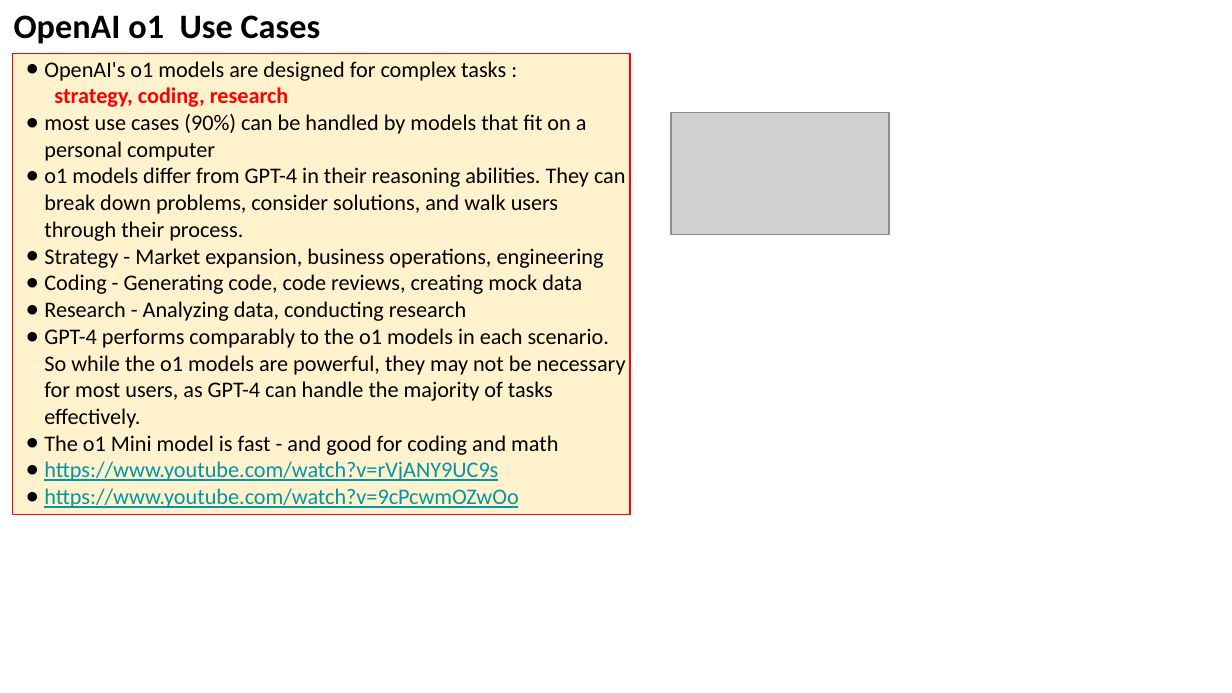
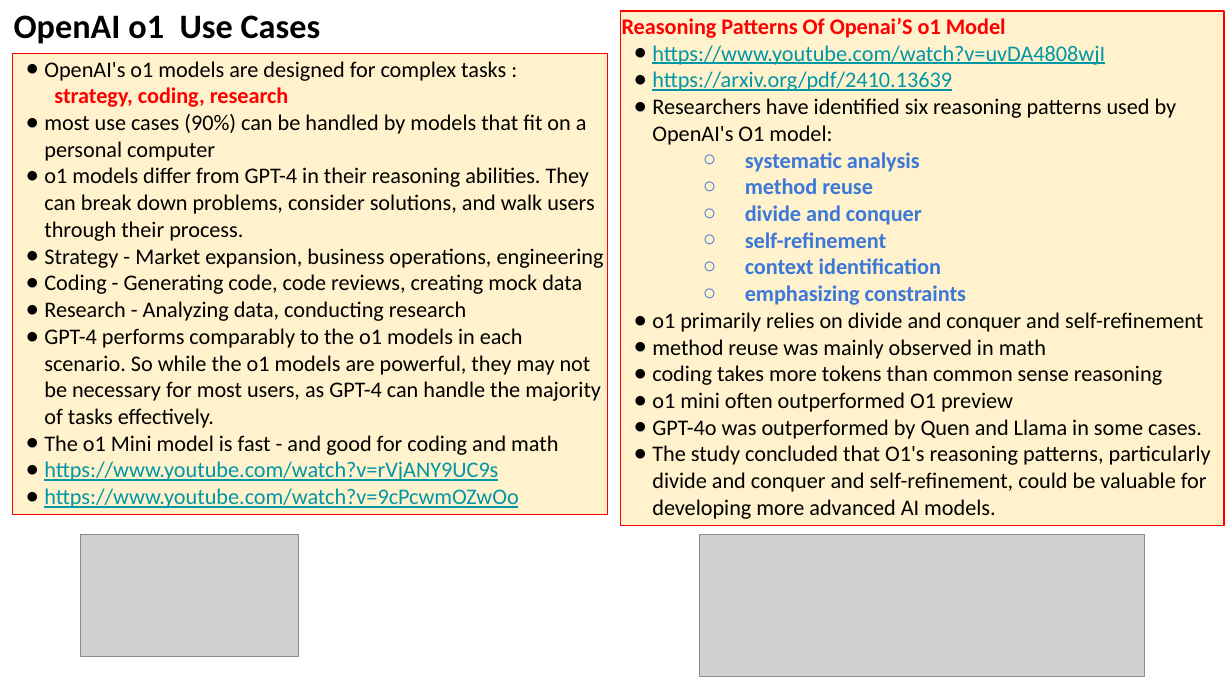
Before and after one commit to lselector/seminar, a slide deck: slide 6 of 2024/2024-10-25-AI-Updates.pptx. Drawn at 1232x693 pixels with LibreOffice and Linux fonts; fonts in the diff are those of the drawing; grey boxes stand for pictures. Boxes give left, top, right and bottom in pixels: in the first picture for what was removed or moved away, otherwise in the second. Text is boxed around its words. In the diff, an @@ line names an element or a change of style, - is before the commit and + after.

Commit message:
update

```diff
--- a/2024/2024-10-25-AI-Updates.pptx
+++ b/2024/2024-10-25-AI-Updates.pptx
@@ rectangle added at (x1=621, y1=11, x2=1225, y2=526), fill #FFF2CC, outline #FF0000 0.75 pt, 13 pt, text #000000 @@
+Reasoning Patterns Of Openai’S o1 Model
+● https://www.youtube.com/watch?v=uvDA4808wjI
+● https://arxiv.org/pdf/2410.13639
+● Researchers have identified six reasoning patterns used by OpenAI's O1 model:
+  ○ systematic analysis
+  ○ method reuse
+  ○ divide and conquer
+  ○ self-refinement
+  ○ context identification
+  ○ emphasizing constraints
+● o1 primarily relies on divide and conquer and self-refinement
+● method reuse was mainly observed in math
+● coding takes more tokens than common sense reasoning
+● o1 mini often outperformed O1 preview
+● GPT-4o was outperformed by Quen and Llama in some cases.
+● The study concluded that O1's reasoning patterns, particularly divide and conquer and self-refinement, could be valuable for developing more advanced AI models.
@@ rectangle "OpenAI's o1 models are designed ..." resized from (x1=12, y1=54, x2=630, y2=515) to (x1=12, y1=54, x2=607, y2=515) @@
@@ picture moved from (x1=671, y1=112, x2=890, y2=234) to (x1=81, y1=535, x2=299, y2=657) @@
@@ picture added at (x1=700, y1=535, x2=1145, y2=676) @@
```
Also in this commit, not shown: 4 other slides changed, 1 slide added, 2 slides removed.
